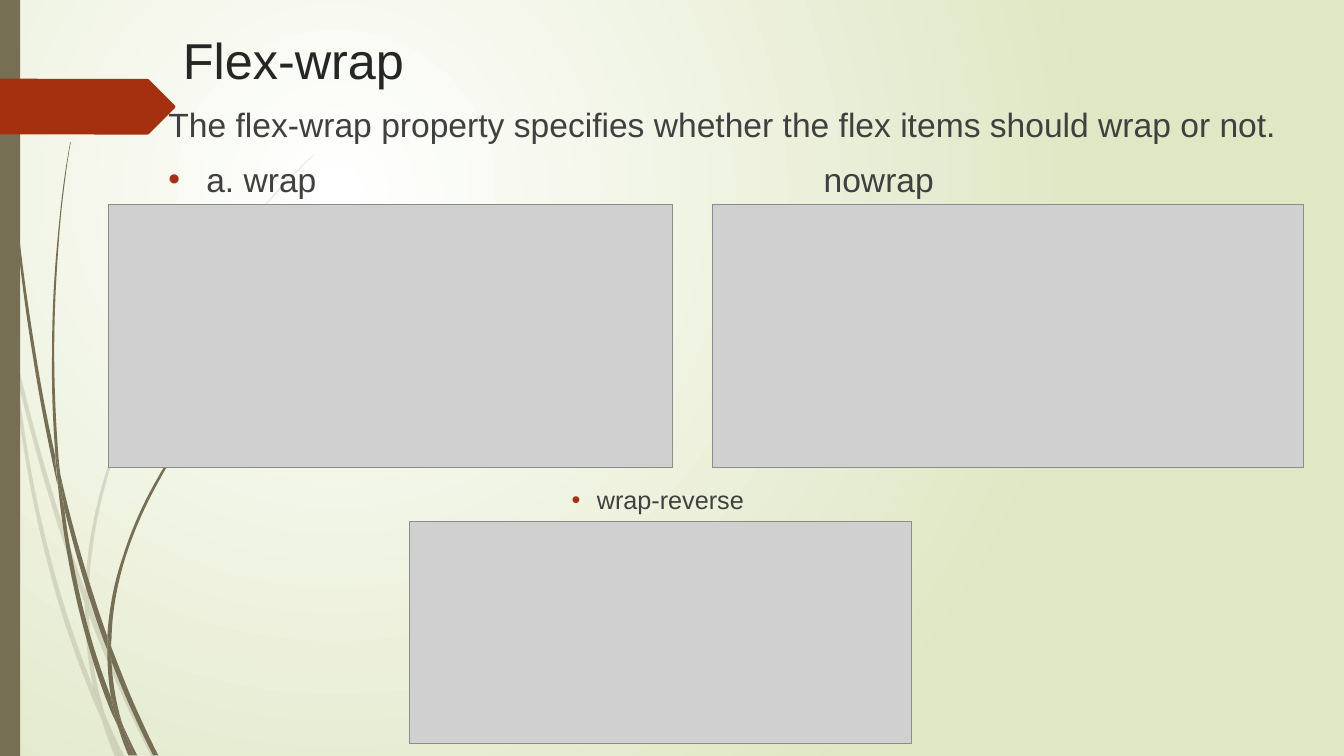
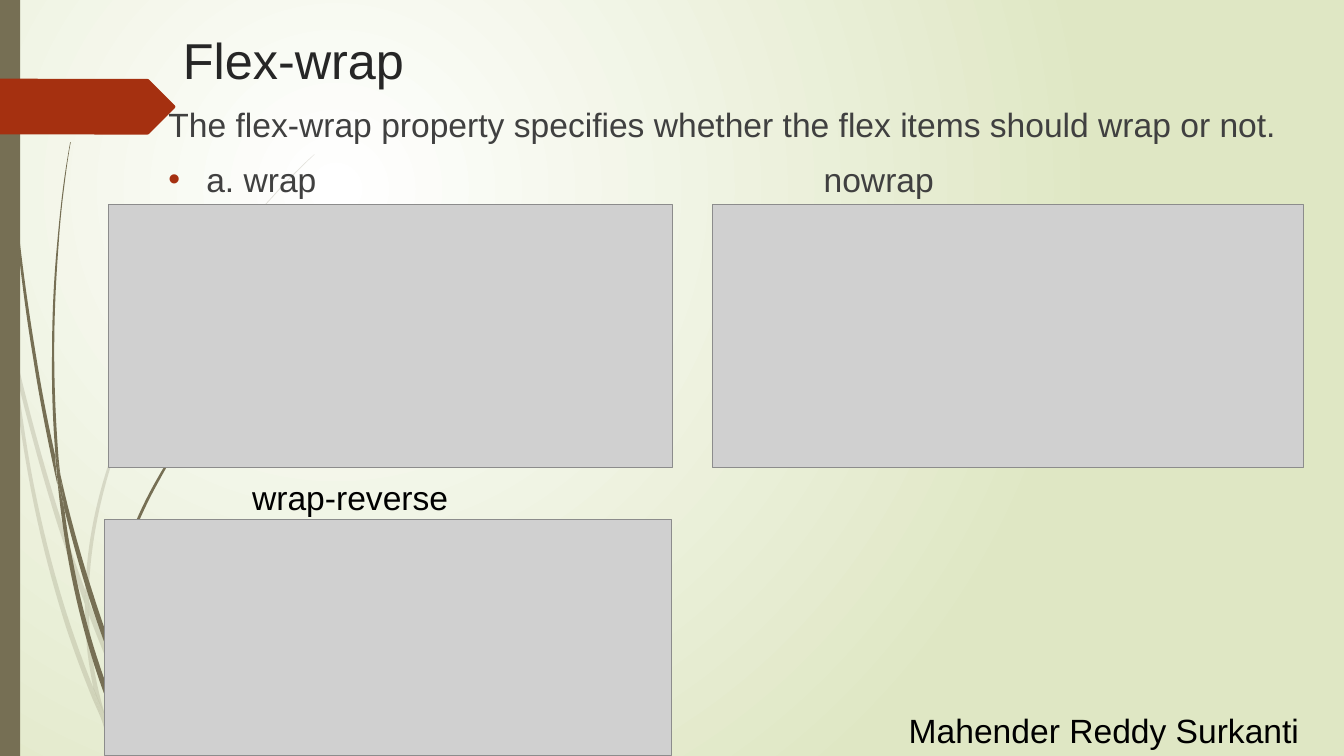
Before and after one commit to Rithima-Reddy/CSS-FLEXBOX, a slide deck: slide 7 of Group No.pptx. Drawn at 1344x756 pixels with LibreOffice and Linux fonts; fonts in the diff are those of the drawing; grey boxes stand for pictures. Boxes give left, top, right and bottom in pixels: in the first picture for what was removed or moved away, otherwise in the second. Text is boxed around its words. In the diff, an @@ line names an element or a change of style, - is before the commit and + after.

```diff
--- a/Group No.pptx
+++ b/Group No.pptx
@@ text added at bbox=[252, 492, 448, 517], 24 pt, text #000000 @@
+wrap-reverse
@@ text at bbox=[597, 495, 744, 515]: paragraph removed @@
-                • wrap-reverse
@@ picture: place and size @@
-picture at bbox=[409, 521, 911, 744]
+picture at bbox=[105, 519, 673, 756]
@@ freeform shape removed at bbox=[107, 650, 122, 725] @@
@@ freeform shape removed at bbox=[107, 636, 111, 661] @@
@@ text added at bbox=[909, 718, 1299, 750], 24 pt, text #000000 @@
+Mahender Reddy Surkanti
```
Also in this commit, not shown: 9 other slides changed.
